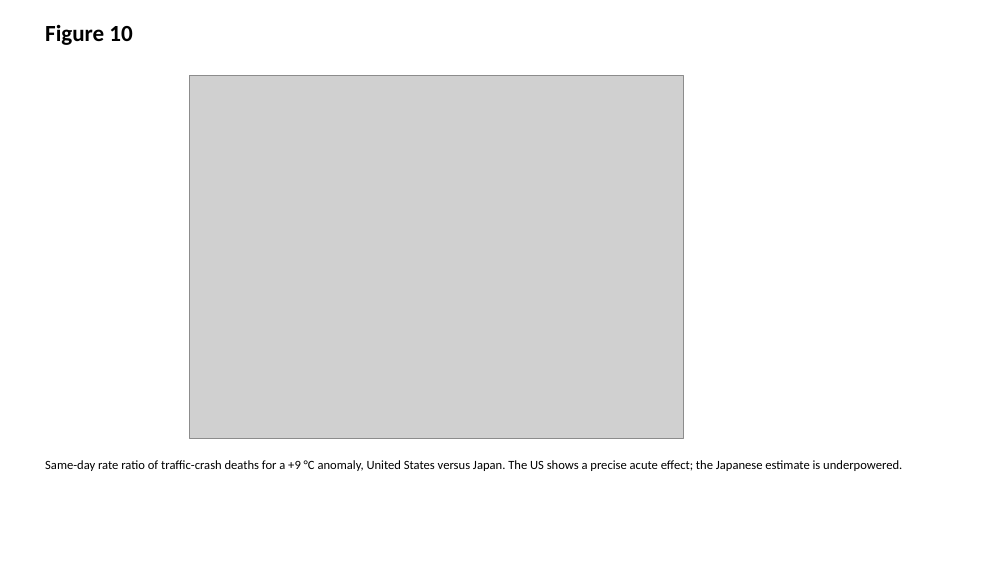
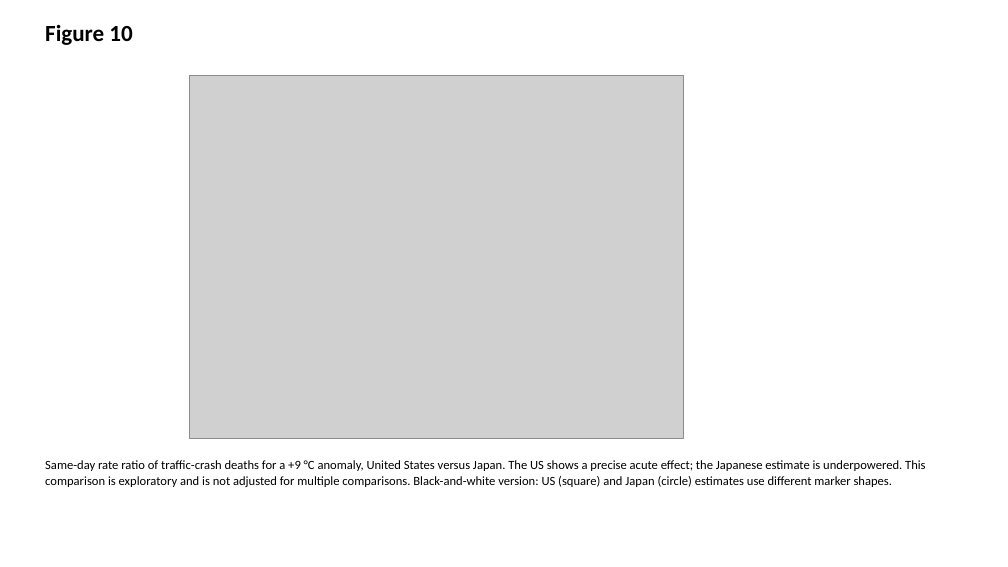
Before and after one commit to bougtoir/heat-accidents-mortality, a slide deck: slide 10 of heat_accidents_mortality/output/manuscript_bw/figures.pptx. Drawn at 1008x567 pixels with LibreOffice and Linux fonts; fonts in the diff are those of the drawing; grey boxes stand for pictures. Boxes give left, top, right and bottom in pixels: in the first picture for what was removed or moved away, otherwise in the second. Text is boxed around its words. In the diff, an @@ line names an element or a change of style, - is before the commit and + after.

```diff
--- a/heat_accidents_mortality/output/manuscript_bw/figures.pptx
+++ b/heat_accidents_mortality/output/manuscript_bw/figures.pptx
@@ text at [45,460,926,487]: text changed @@
-Same-day rate ratio of traffic-crash deaths for a +9 °C anomaly, United States versus Japan. The US shows a precise acute effect; the Japanese estimate is underpowered.
+Same-day rate ratio of traffic-crash deaths for a +9 °C anomaly, United States versus Japan. The US shows a precise acute effect; the Japanese estimate is underpowered. This comparison is exploratory and is not adjusted for multiple comparisons. Black-and-white version: US (square) and Japan (circle) estimates use different marker shapes.
```
Also in this commit, not shown: 9 other slides changed, 42 other files.
